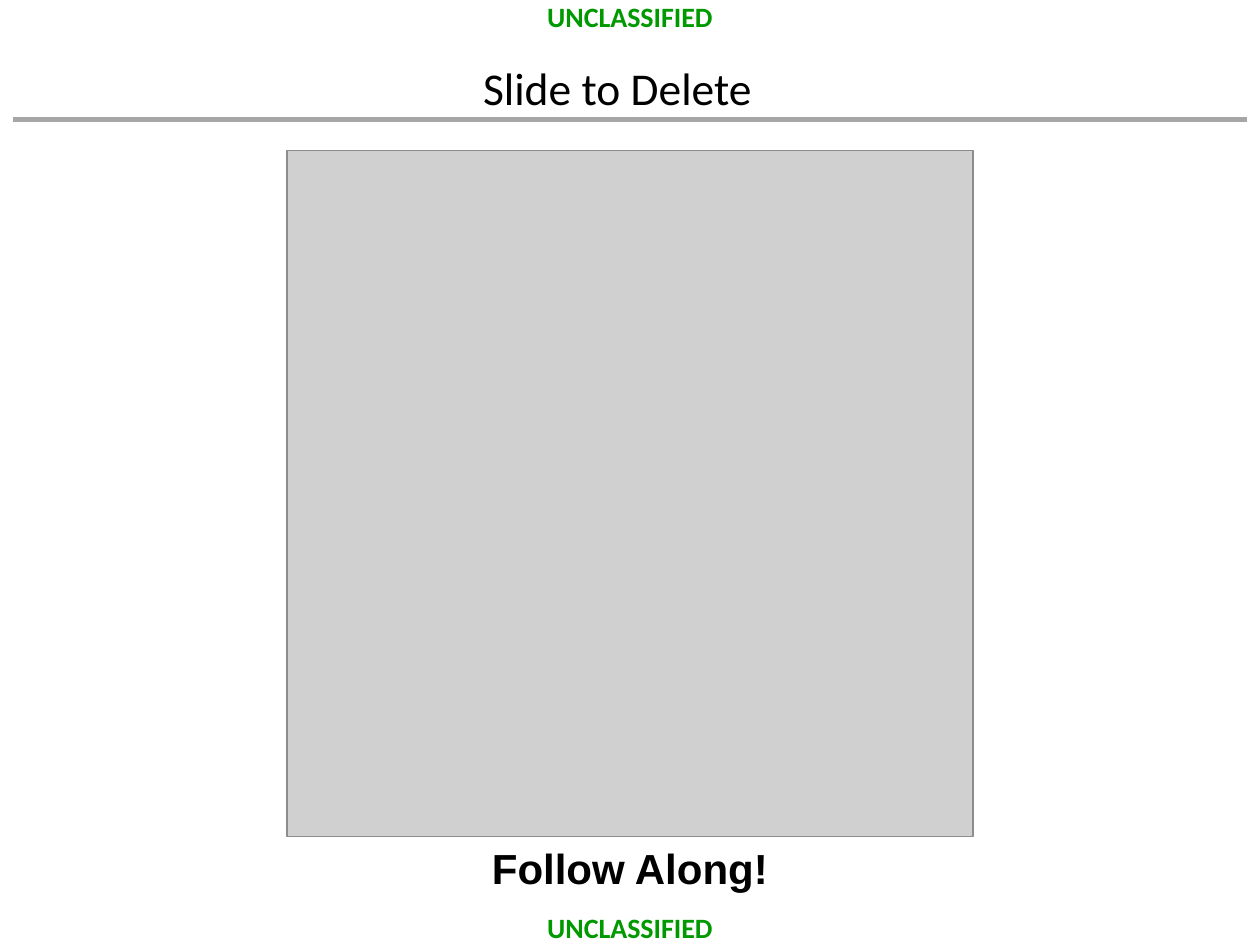
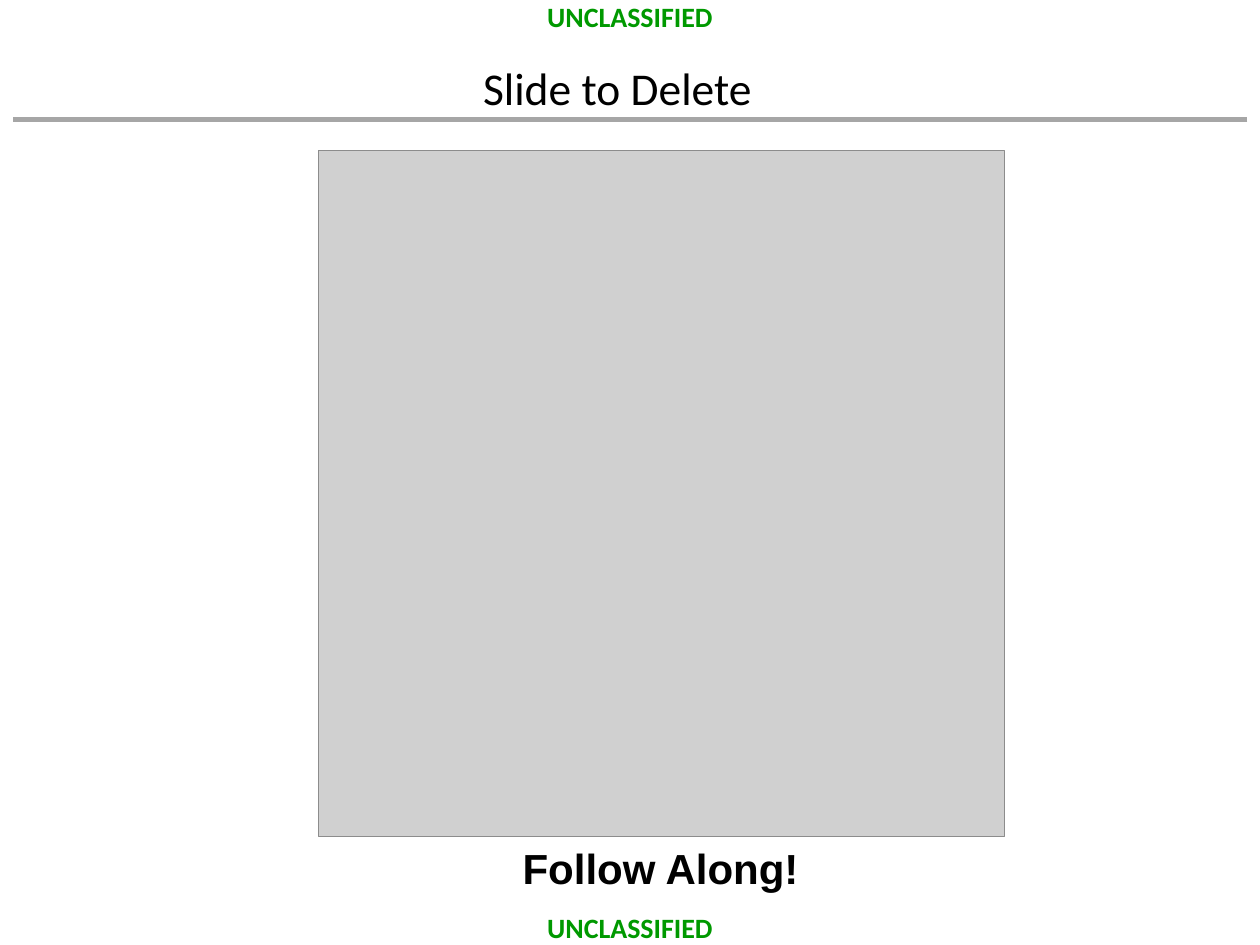
Before and after one commit to dusty-turner/MORSEmergingTechniques2019, a slide deck: slide 2 of MORS_Emerging_Techniques_Tidymodels.pptx. Drawn at 1260x945 pixels with LibreOffice and Linux fonts; fonts in the diff are those of the drawing; grey boxes stand for pictures; background and template pictures are left out. Boxes give left, top, right and bottom in pixels: in the first picture for what was removed or moved away, otherwise in the second. Text is boxed around its words. In the diff, an @@ line names an element or a change of style, - is before the commit and + after.

```diff
--- a/MORS_Emerging_Techniques_Tidymodels.pptx
+++ b/MORS_Emerging_Techniques_Tidymodels.pptx
@@ picture: place and size @@
-picture at (287, 150, 973, 835)
+picture at (319, 150, 1004, 835)
@@ text "Follow Along!": place and size @@
-text "Follow Along!" at (492, 853, 768, 893)
+text "Follow Along!" at (523, 853, 799, 893)
```
Also in this commit, not shown: 17 other slides changed, 22 slides added, 8 slides removed, 18 other files.
